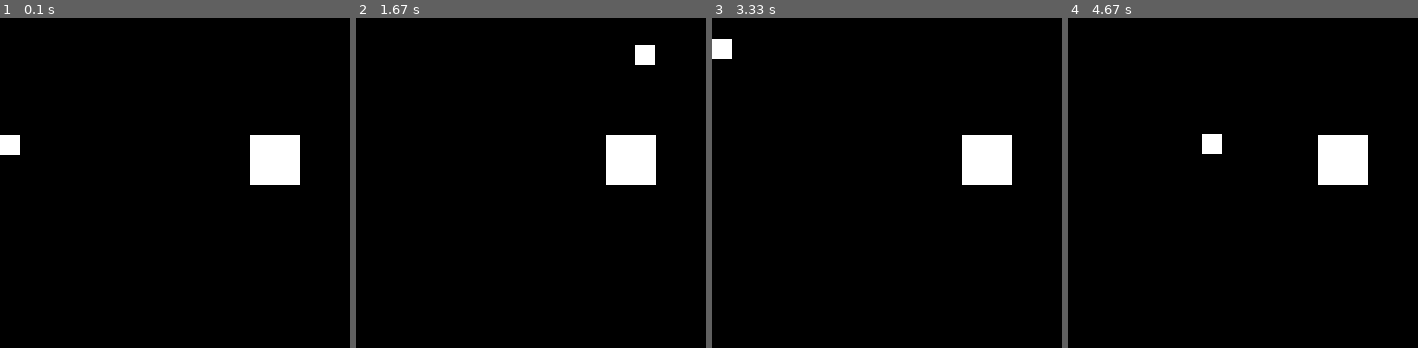
Above: before the commit, frames 1-4 (left to right).
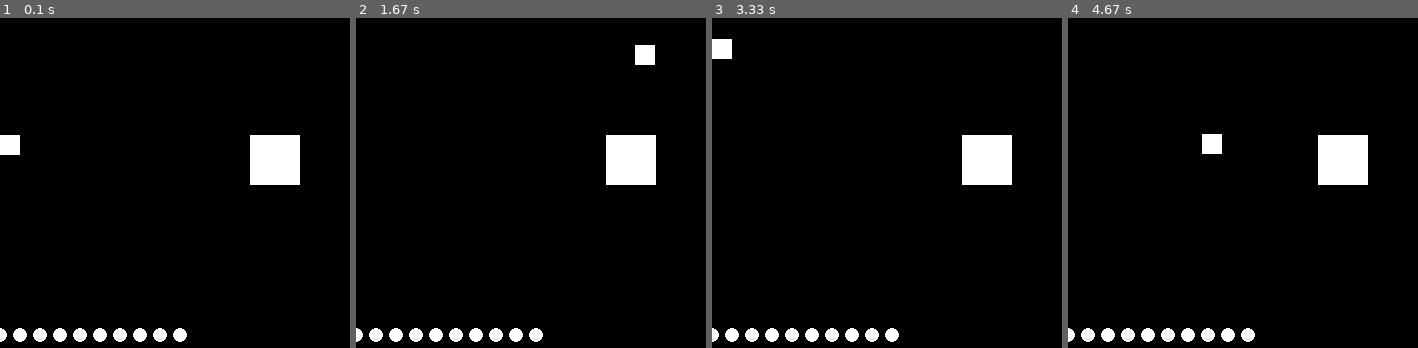
Above: after the commit, the same moments.

Repository: LennikGamez/Pygameframework
Game: pygame game, started from main.py
Same seed, same stepped clock (60 frames per second), same inputs: the game is played once before the commit and once after it.
Inputs:
- Up to frame 1 (0.1 s): no input
- Up to frame 2 (1.67 s): hold Right 0.33-0.8 s; hold Up 0.83-1.13 s; hold Right 1.17-1.63 s
- Up to frame 3 (3.33 s): hold Left 1.67-2.2 s; hold Down 2.23-2.53 s; hold Left 2.57-2.97 s; hold Up from 3 s (still down)
- Up to frame 4 (4.67 s): release Up at 3.37 s; hold Right 3.4-4.03 s; hold Down 4.07-4.43 s; hold Left from 4.47 s (still down)

The runs differ from the first frame. In frame 1, 1.2% of the frame differs, in the area x 0-54%, y 93-99%; in frame 2, 1.2%; in frame 3, 1.2%; in frame 4, 1.2%.

Commit message:
Added EventHandler and deleting functionality for all gameobejcts(DummyClass)

Diff:
--- a/framework/__init__.py
+++ b/framework/__init__.py
@@ -4,6 +4,7 @@
 from .render import Render
 from .collisionhandler import CollisionHandler
 from .keyboard import Keyboard
+from .eventhandler import Eventhandler, onKeyUp, onKeyDown
 
 from .helperfunctions import *
 from .color import Color
--- a/framework/collisionhandler.py
+++ b/framework/collisionhandler.py
@@ -70,6 +70,10 @@
     @staticmethod
     def isCollision(h1, h2):
         """Return a CollisonType object which holds information about the place of collision for example the collision happend on the left of the object"""
+
+        if not h1.isActive() or not h2.isActive():
+            return CollisionType(CollisionTypes.NONE)
+
         # CollisionType is from the perspective of first hitbox
         if left_right_jump(h1, h2) and CollisionHandler.y_overlap(h1, h2):
             return CollisionType(CollisionTypes.RIGHT)
--- /dev/null
+++ b/framework/eventhandler.py
@@ -0,0 +1,36 @@
+import pygame
+
+
+class Eventhandler:
+    on_keydown_funcs: list = []
+    on_keyup_funcs: list = []
+
+    @staticmethod
+    def handleEvents(game):
+        for event in pygame.event.get():
+            if event.type == pygame.QUIT:
+                pygame.quit()
+                game.running = False
+                exit()
+
+            if event.type == pygame.KEYDOWN:
+                # Maybe pass in the event instead of the key
+                runFunctions(Eventhandler.on_keydown_funcs, event.key)
+            if event.type == pygame.KEYUP:
+                runFunctions(Eventhandler.on_keyup_funcs, event.key)
+
+
+def runFunctions(functions: list, *args):
+    set(map(lambda func: func(*args), functions))
+
+
+# Decorators #-----------------------------------------------
+
+def onKeyDown(func):
+    Eventhandler.on_keydown_funcs.append(func)
+    return func
+
+
+def onKeyUp(func):
+    Eventhandler.on_keyup_funcs.append(func)
+    return func
--- a/framework/gameclass.py
+++ b/framework/gameclass.py
@@ -1,9 +1,11 @@
 import pygame
 
 from .color import Color
+from .eventhandler import Eventhandler
 from .helperfunctions import tuple2vec
 from .vectorclass import Vector
 from .scene import Scene
+from .keyboard import Keyboard
 
 class Game:
     DELTA = 0
@@ -59,11 +61,8 @@
         try:
             while self.running:
                 self.drawBackground()
-                for event in pygame.event.get():
-                    if event.type == pygame.QUIT:
-                        pygame.quit()
-                        self.running = False
-                        exit()
+
+                Eventhandler.handleEvents(self)
 
                 self.activeScene.update()
                 self.loop()
--- a/framework/gameobjects/dummy.py
+++ b/framework/gameobjects/dummy.py
@@ -1,8 +1,26 @@
-
 class Dummy:
     def __init__(self) -> None:
-        self.active = True
-        self.visible = True
+        self._active = True
+        self._visible = True
+        self.delete_request = False
+
+    def isActive(self):
+        return self._active
+
+    def isVisible(self):
+        return self._visible
+
+    def activate(self):
+        self._active = True
+
+    def deactivate(self):
+        self._active = False
+
+    def show(self):
+        self._visible = True
+
+    def hide(self):
+        self._visible = False
 
     def render(self):
         pass
@@ -12,3 +30,6 @@
 
     def fixedUpdate(self):
         pass
+
+    def delete(self):
+        self.delete_request = True
--- a/framework/keyboard.py
+++ b/framework/keyboard.py
@@ -10,7 +10,6 @@
         """
         return pygame.key.key_code(key)
 
-
     @staticmethod
     def getKeys():
         return pygame.key.get_pressed()
--- a/framework/scene.py
+++ b/framework/scene.py
@@ -1,4 +1,3 @@
-
 class Scene:
     def __init__(self, *objs) -> None:
         self.game_objects = []
@@ -6,12 +5,14 @@
 
     def update(self):
         for obj in self.game_objects:
-            if obj.visible:
+            if obj.delete_request:
+                self.deleteObject(obj)
+                continue
+            if obj.isVisible():
                 obj.render()
-            if obj.active:
+            if obj.isActive():
                 obj.fixedUpdate()
                 obj.update()
-        self.checkCollisions()
 
     def addObject(self, obj):
         self.game_objects.append(obj)
@@ -29,7 +30,10 @@
         try:
             return self.game_objects[index]
         except IndexError:
-            raise Exception(f"This index is out of range! INDEX: {index}; MAXINDEX: {len(self.game_objects)-1}")
+            raise Exception(f"This index is out of range! INDEX: {index}; MAXINDEX: {len(self.game_objects) - 1}")
 
-    def checkCollisions(self):
-        pass
+    def deleteObject(self, obj):
+        obj.deactivate()
+        obj.hide()
+        self.removeObject(obj)
+        obj.delete_request = False
--- a/main.py
+++ b/main.py
@@ -1,18 +1,28 @@
+from framework import *
 
-from framework import *
+
+class Particle(Position2D):
+    def __int__(self, pos: Vector):
+        super().__init__(self, pos)
+
+    def render(self):
+        Render.circle(self.position, 7)
 
 
 class App(Game):
     def __init__(self, width=500, height=500) -> None:
         super().__init__(width, height)
 
-        #img = loadImg(r"D:\Documents\GamesAssets\Art\Packs\kenney_boardgameicons\PNG\Double (128px)\character.png").convert_alpha()
+        # img = loadImg(r"D:\Documents\GamesAssets\Art\Packs\kenney_boardgameicons\PNG\Double (128px)\character.png").convert_alpha()
 
+        self.player = HitBox(Vector(0, 200), Vector(20, 20))
 
-        self.player = HitBox(Vector(0, 200),Vector(20,20))
+        self.collider1 = HitBox(Vector(250, 200), Vector(50, 50))
 
-        self.collider1 = HitBox(Vector(250,200), Vector(50,50))
-        self.addToScene(self.player, self.collider1)
+        self.particles = [Particle(Vector(i * 20, 400)) for i in range(10)]
+
+        self.addToScene(self.collider1, self.player, *self.particles)
+
     def loop(self):
         """ Main Loop """
         speed = 300
@@ -25,8 +35,18 @@
         if Keyboard.pressed(pygame.K_DOWN):
             self.player.position.y += speed * Game.DELTA
 
-        collision = CollisionHandler.isOverlap(self.player, self.collider1)
-        print(collision)
+        collision = CollisionHandler.snapbackCollision(self.player, self.collider1)
+        if collision.is_left():
+            for p in self.particles:
+                p.delete()
+            self.collider1.delete()
 
-g = App()
-g.run(60)
+
+@onKeyUp
+def onPress(key):
+    print(key)
+
+
+if __name__ == "__main__":
+    g = App()
+    g.run(60)
